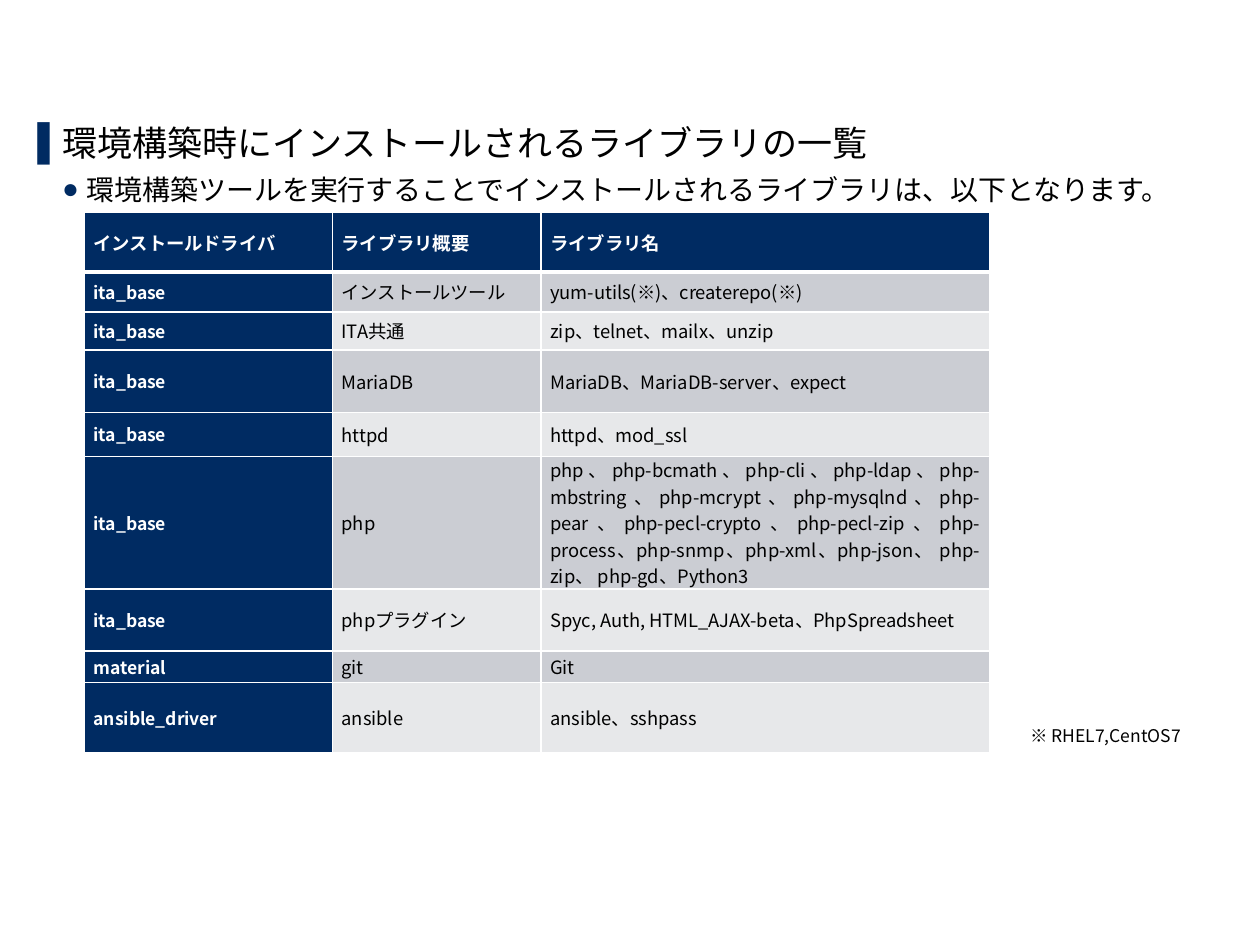
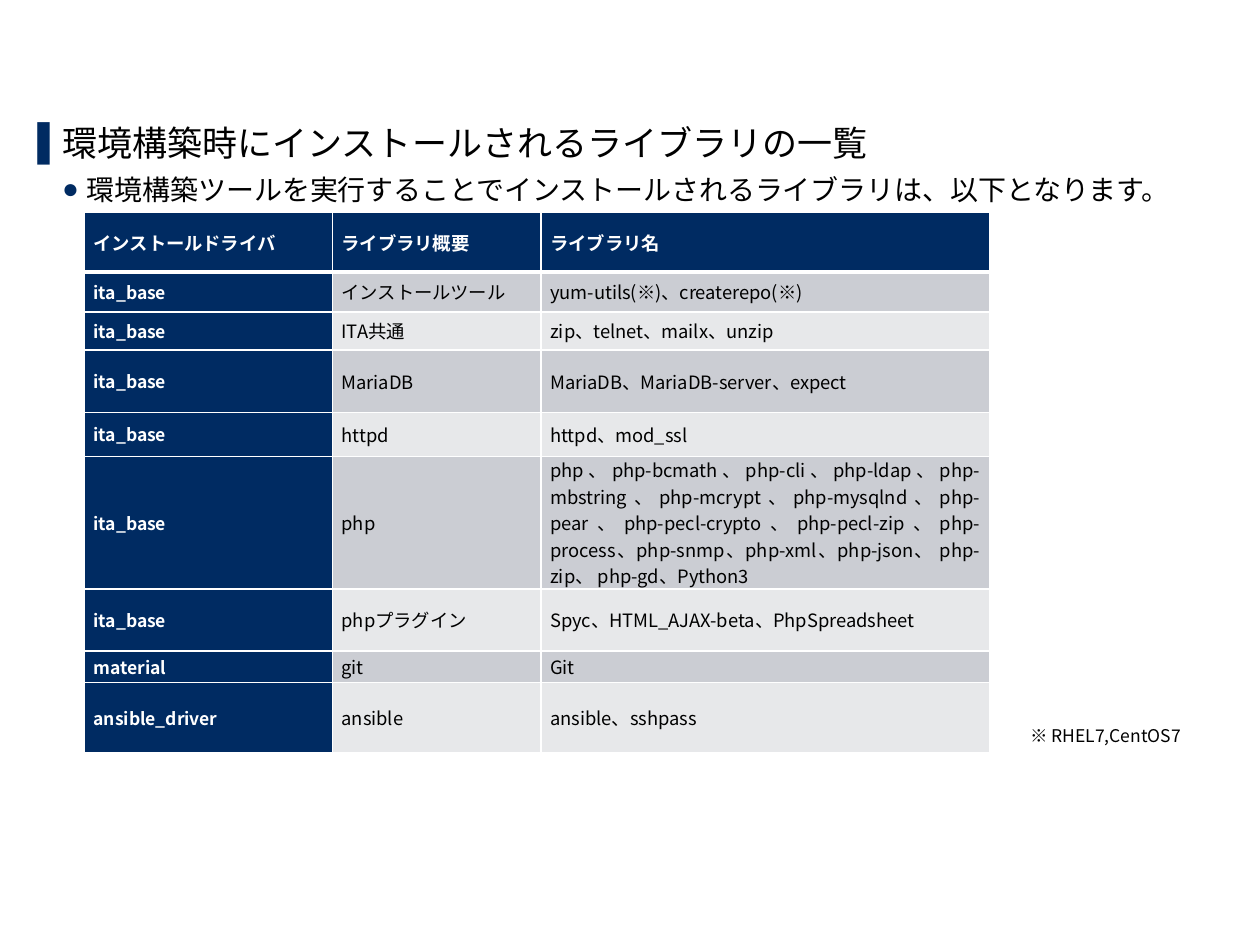
Before and after one commit to exastro-suite/it-automation-docs, a slide deck: slide 19 of asset/Learn_ja/ITA-online-install_ja.pptx. Drawn at 1260x945 pixels with LibreOffice and Linux fonts; fonts in the diff are those of the drawing; background and template pictures are left out. Boxes give left, top, right and bottom in pixels: in the first picture for what was removed or moved away, otherwise in the second. Text is boxed around its words. In the diff, an @@ line names an element or a change of style, - is before the commit and + after.

```diff
--- a/asset/Learn_ja/ITA-online-install_ja.pptx
+++ b/asset/Learn_ja/ITA-online-install_ja.pptx
@@ table at [84,213,990,753] @@
-row 7, column 3: Spyc, Auth, HTML_AJAX-beta、PhpSpreadsheet
+row 7, column 3: Spyc、HTML_AJAX-beta、PhpSpreadsheet
```
Also in this commit, not shown: 2 other slides changed.
